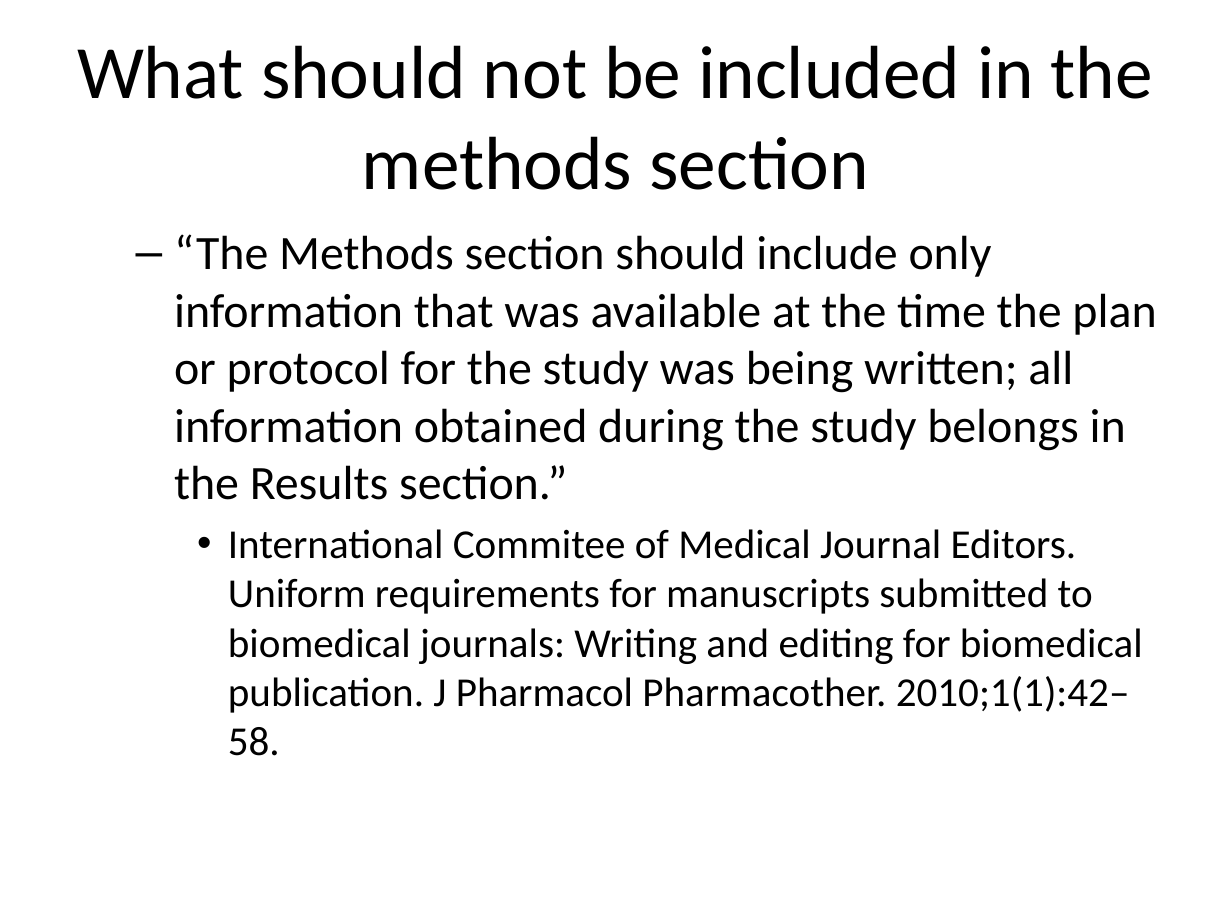
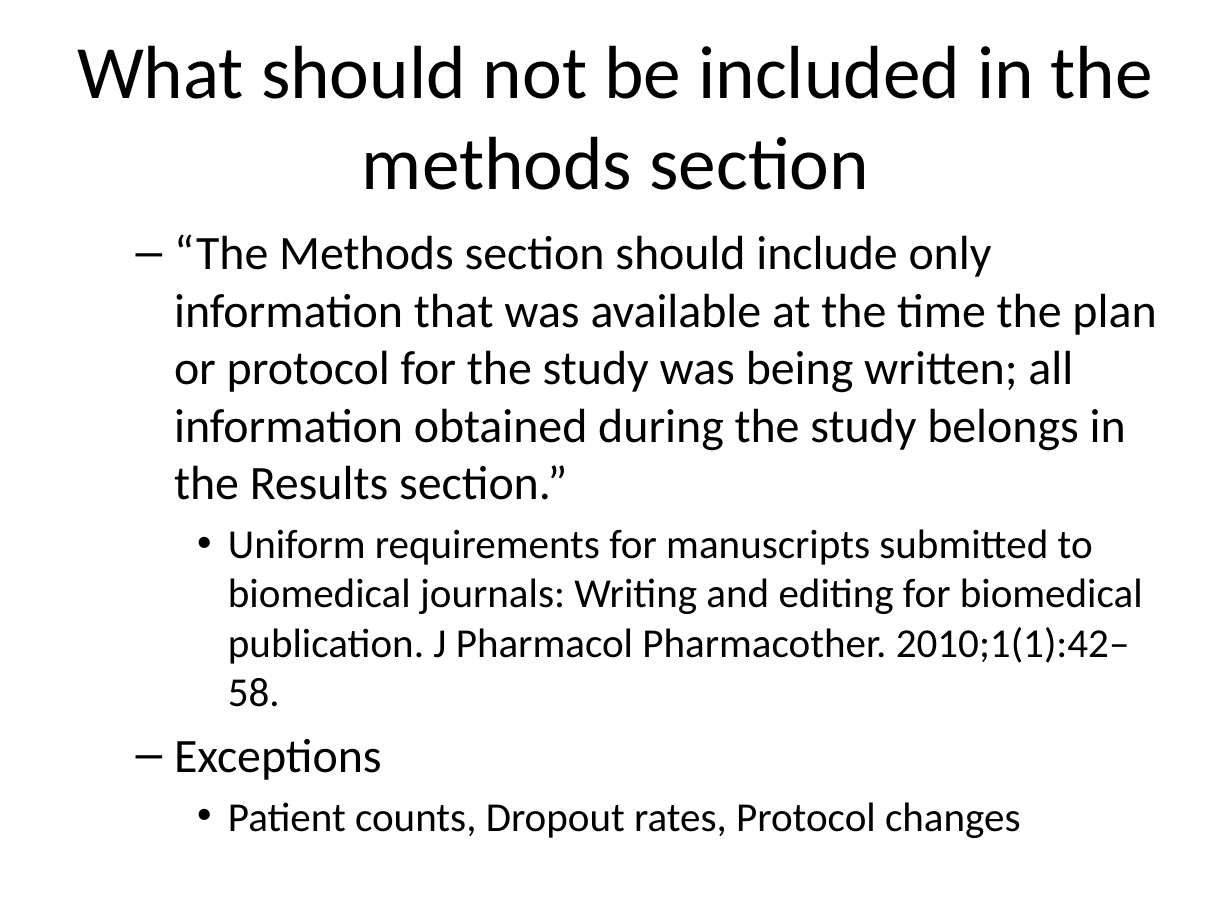
Before and after one commit to classes-medb/5510, a slide deck: slide 106 of src/video-13-statistical-models.pptx (slide 89 before the commit). Drawn at 1232x924 pixels with LibreOffice and Linux fonts; fonts in the diff are those of the drawing. Boxes give left, top, right and bottom in pixels: in the first picture for what was removed or moved away, otherwise in the second. Text is boxed around its words. In the diff, an @@ line names an element or a change of style, - is before the commit and + after.

Commit message:
Methods section write-up for video 13

```diff
--- a/src/video-13-statistical-models.pptx
+++ b/src/video-13-statistical-models.pptx
@@ text at [174,529,1143,838]: text changed @@
-    • International Commitee of Medical Journal Editors. Uniform requirements for manuscripts submitted to biomedical journals: Writing and editing for biomedical publication. J Pharmacol Pharmacother. 2010;1(1):42–58.
+    • Uniform requirements for manuscripts submitted to biomedical journals: Writing and editing for biomedical publication. J Pharmacol Pharmacother. 2010;1(1):42–58.
+  – Exceptions
+    • Patient counts, Dropout rates, Protocol changes
```
Also in this commit, not shown: 23 other slides changed, 22 slides added, 11 slides removed, 4 other files.
